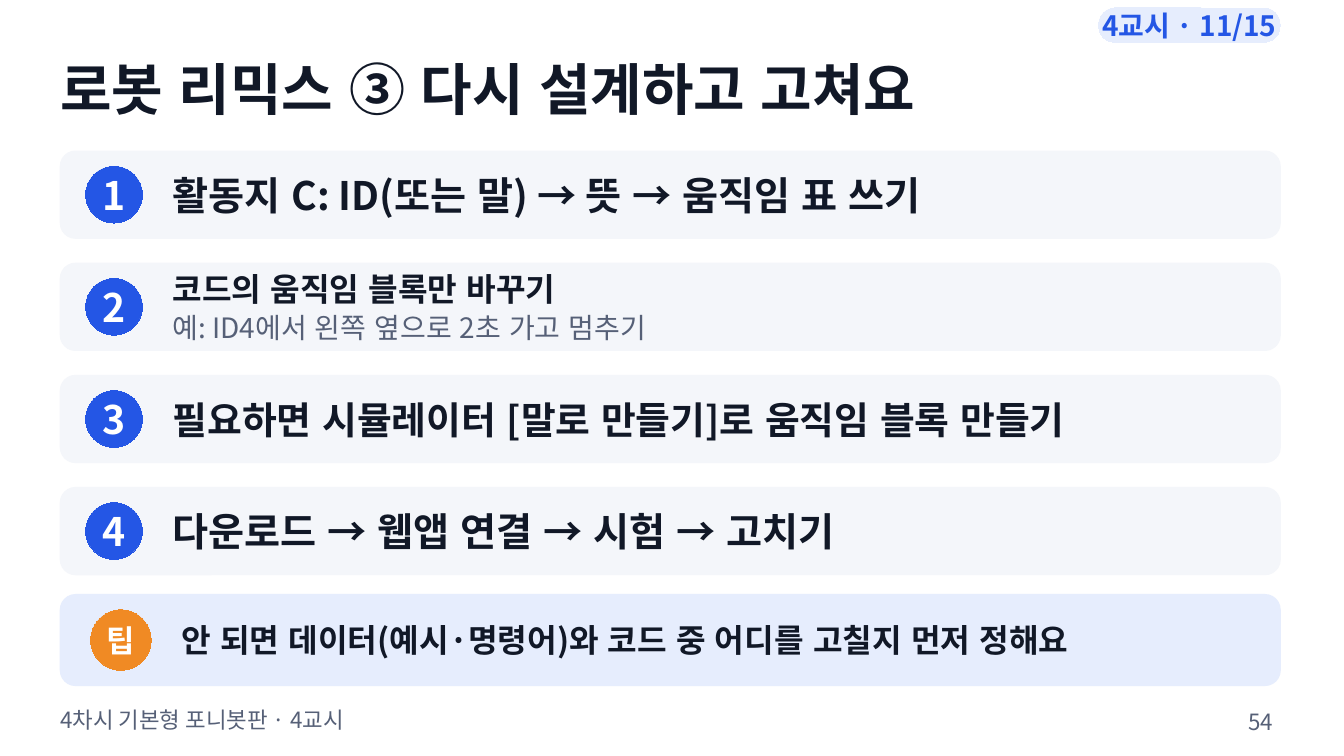
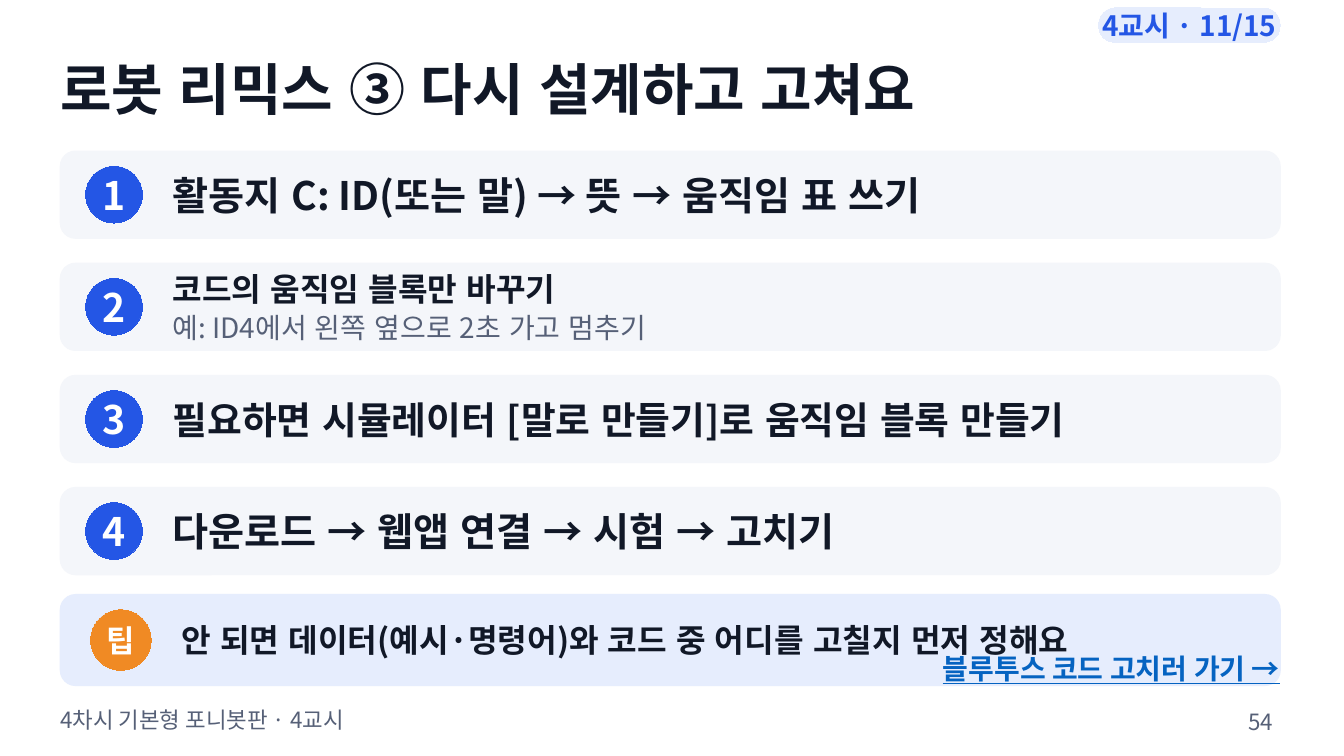
Before and after one commit to boundaryx01-uniquelife/microbit, a slide deck: slide 54 of bridge/ponybot/materials/포니봇_4차시_기본형/ponybot_4차시_수업슬라이드.pptx. Drawn at 1344x756 pixels with LibreOffice and Linux fonts; fonts in the diff are those of the drawing. Boxes give left, top, right and bottom in pixels: in the first picture for what was removed or moved away, otherwise in the second. Text is boxed around its words. In the diff, an @@ line names an element or a change of style, - is before the commit and + after.

```diff
--- a/bridge/ponybot/materials/포니봇_4차시_기본형/ponybot_4차시_수업슬라이드.pptx
+++ b/bridge/ponybot/materials/포니봇_4차시_기본형/ponybot_4차시_수업슬라이드.pptx
@@ text added at bbox=[943, 651, 1246, 684], 20 pt, text #0563C1, bold, underline @@
+블루투스 코드 고치러 가기 →
```
Also in this commit, not shown: 9 other slides changed, 17 other files.
